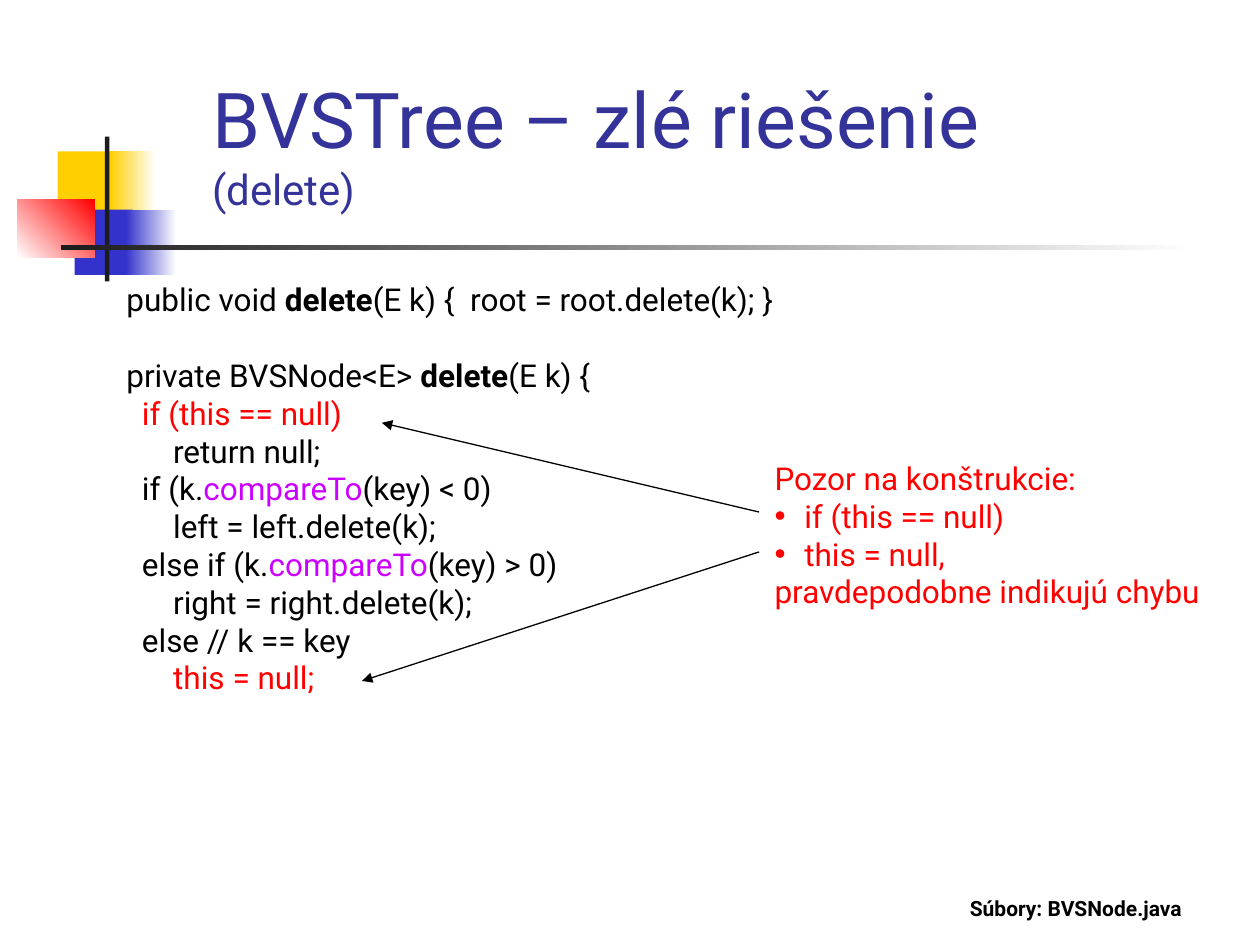
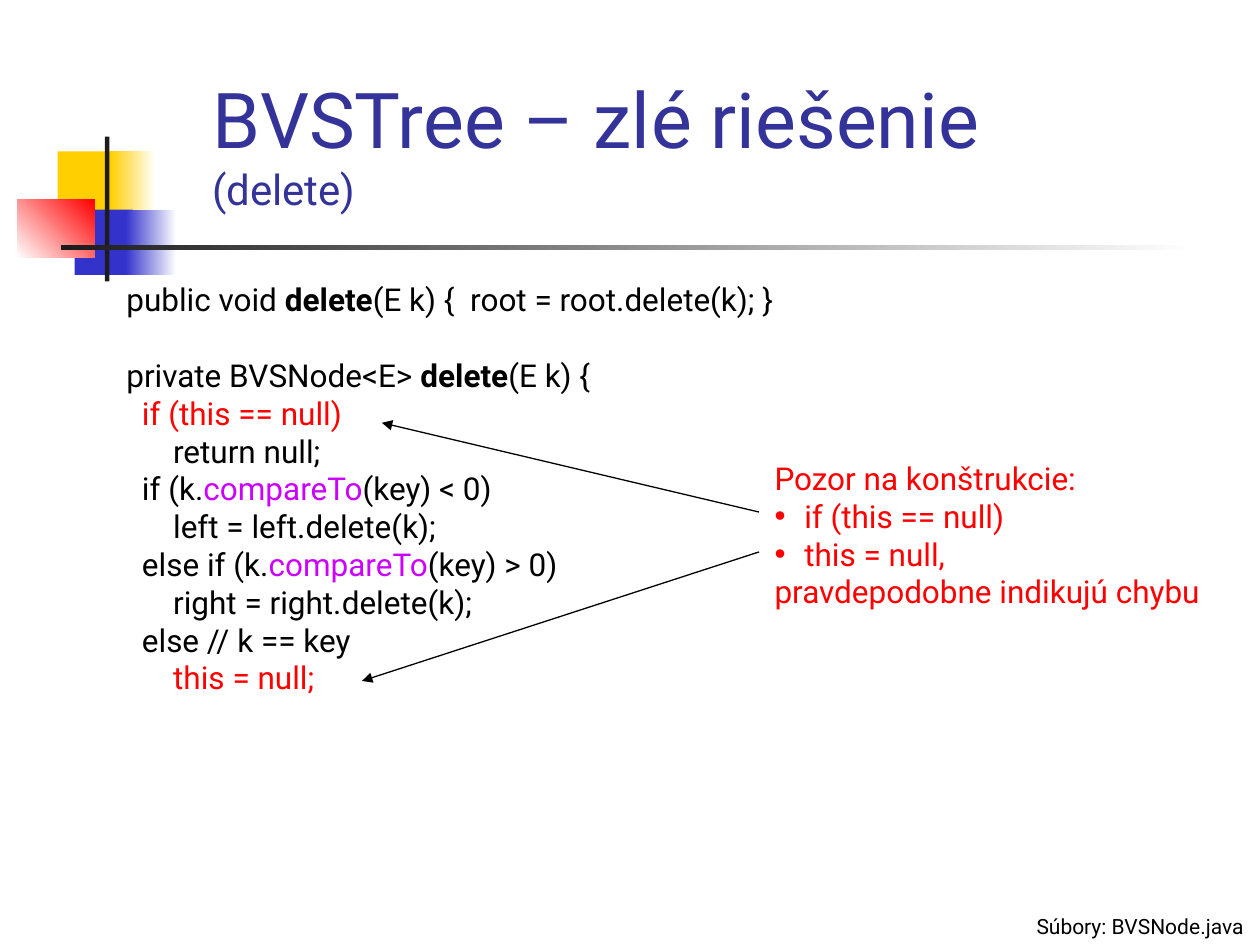
Before and after one commit to Programovanie4/Prednasky, a slide deck: slide 41 of 05/05_java.ppt (slide 35 before the commit). Drawn at 1260x945 pixels with LibreOffice and Linux fonts; fonts in the diff are those of the drawing. Boxes give left, top, right and bottom in pixels: in the first picture for what was removed or moved away, otherwise in the second. Text is boxed around its words. In the diff, an @@ line names an element or a change of style, - is before the commit and + after.

```diff
--- a/05/05_java.ppt
+++ b/05/05_java.ppt
@@ text "Súbory: BVSNode.java": place and size @@
-text "Súbory: BVSNode.java" at box(970, 900, 1182, 921)
+text "Súbory: BVSNode.java" at box(1037, 918, 1244, 939)
@@ text "Súbory: BVSNode.java" at box(1037, 918, 1244, 939): bold off @@
```
Also in this commit, not shown: 28 other slides changed, 6 slides added, 1 other file.
